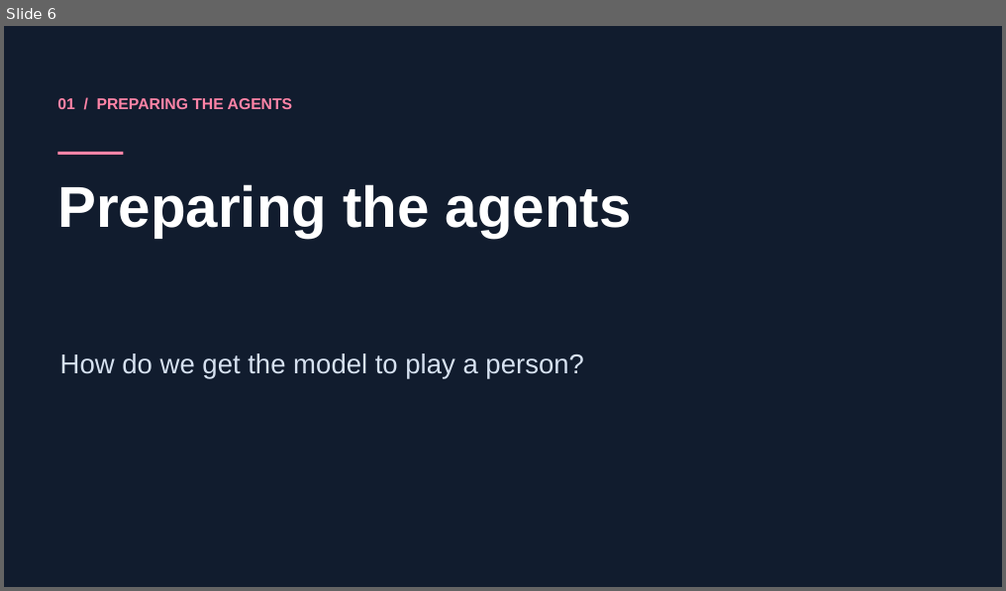
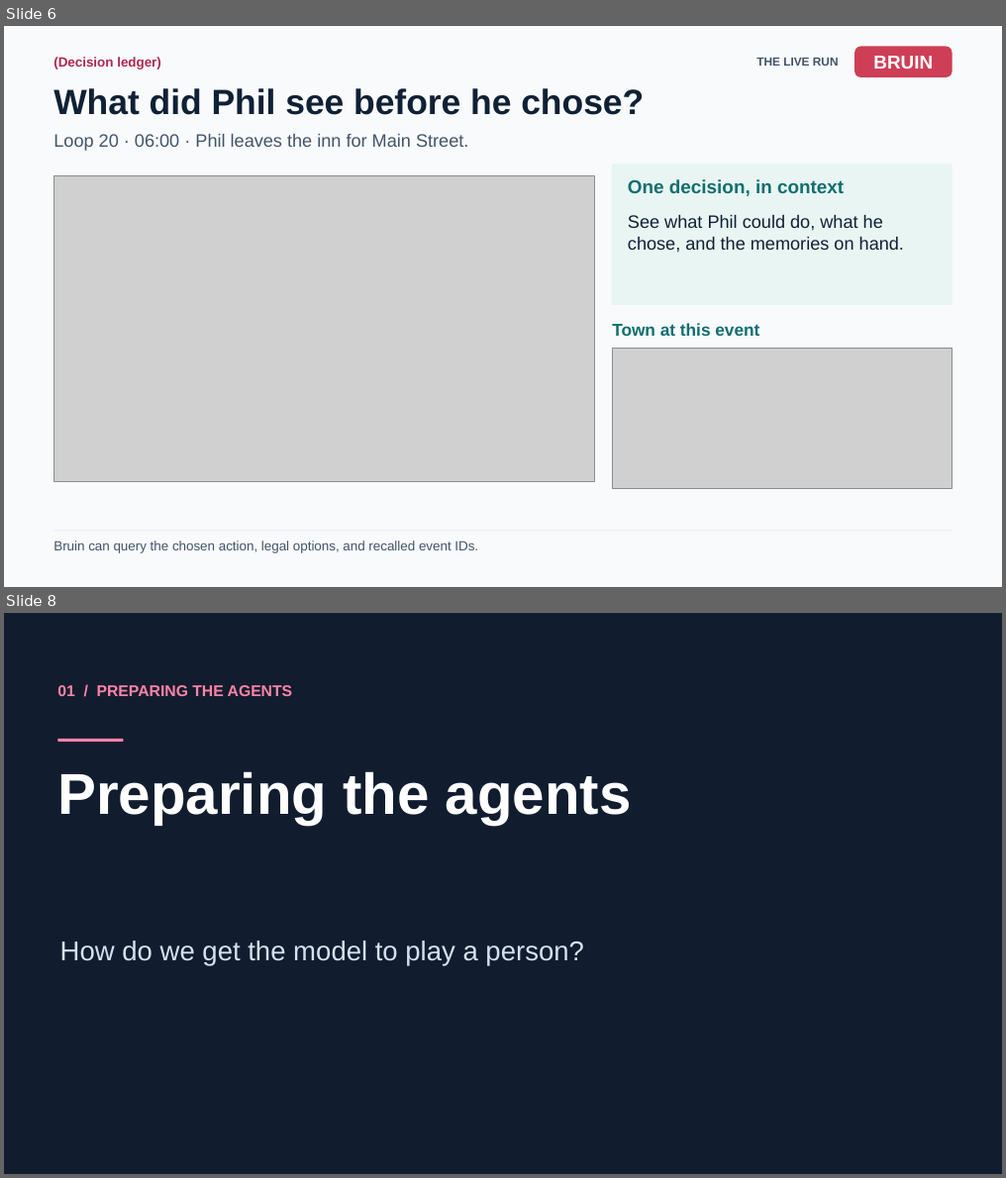
Before and after one commit to PeemCS/Agents_trapped_in_a_time_loop, a slide deck: showcase/presentation/Loopday-Talk-Deck.pptx. Shown one above the other, each under a label of ours: slide 6 before the commit, slides 6 and 8 after it; the slides between them are not shown. The pictures are 1006x591 and 1006x1178 pixels, drawn with LibreOffice and Linux fonts; fonts in the diff are those of the drawing; grey boxes stand for pictures. Boxes give left, top, right and bottom in pixels: in the first picture for what was removed or moved away, otherwise in the second. Text is boxed around its words. In the diff, an @@ line names an element or a change of style, - is before the commit and + after.

Commit message:
Show the live ledger and loop comparison in the talk

```diff
--- a/showcase/presentation/Loopday-Talk-Deck.pptx
+++ b/showcase/presentation/Loopday-Talk-Deck.pptx
@@ slide 6 added at (x1=4, y1=26, x2=1002, y2=587), background #F8FAFC @@
@@ rounded rectangle added at (x1=854, y1=46, x2=951, y2=77), fill #CE3E56 @@
@@ text added at (x1=54, y1=57, x2=161, y2=70), 12.8 pt, text #AD284E, bold @@
+(Decision ledger)
@@ text added at (x1=756, y1=58, x2=839, y2=66), 11.2 pt, text #43546A, bold @@
+THE LIVE RUN
@@ text added at (x1=873, y1=56, x2=933, y2=69), 18 pt, text #FFFFFF, bold @@
+BRUIN
@@ text added at (x1=54, y1=88, x2=644, y2=115), 33.8 pt, text #102035, bold @@
+What did Phil see before he chose?
@@ text added at (x1=54, y1=134, x2=468, y2=151), 17.2 pt, text #43546A @@
+Loop 20 · 06:00 · Phil leaves the inn for Main Street.
@@ rectangle added at (x1=612, y1=164, x2=951, y2=305), fill #E8F5F2 @@
@@ picture added at (x1=54, y1=175, x2=595, y2=482) @@
@@ text added at (x1=628, y1=179, x2=844, y2=196), 18 pt, text #126E70, bold @@
+One decision, in context
@@ text added at (x1=628, y1=215, x2=904, y2=253), 17.2 pt, text #102035 @@
+See what Phil could do, what he chose, and the memories on hand.
@@ text added at (x1=612, y1=323, x2=759, y2=336), 16.5 pt, text #126E70, bold @@
+Town at this event
@@ picture added at (x1=612, y1=348, x2=951, y2=489) @@
@@ text added at (x1=54, y1=541, x2=478, y2=554), 12.8 pt, text #43546A @@
+Bruin can query the chosen action, legal options, and recalled event IDs.
@@ rectangle added at (x1=54, y1=531, x2=952, y2=531), fill #E5EBF2 @@
@@ what was slide 6 is now slide 8 @@
```
Also in this commit, not shown: 18 slides changed, 1 other slide added, 3 slides removed, 1 other file.
